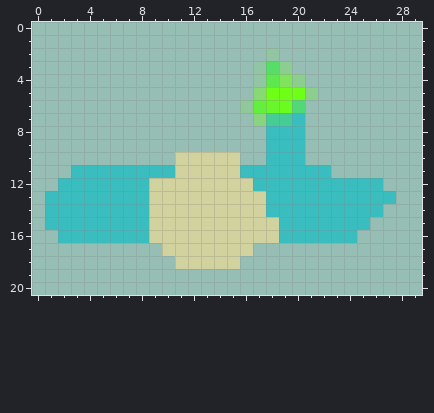
Pixel-art sprite -- Smashatron Wars/resources/shooter.png. Above is the file before it was changed.
The file is 30x30 pixels. Pixels under 10% opacity are left out. Colours within 5 levels of each other are drawn and written as one. Shown: x 0..29, y 0..20.
After:
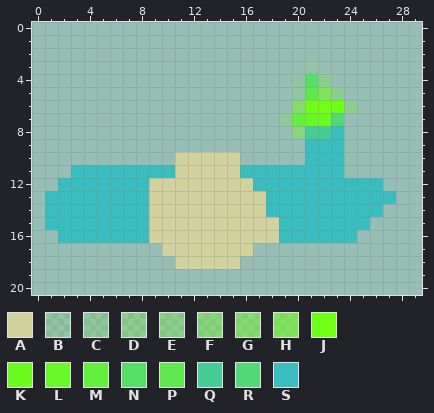
Palette (. is transparent): A #d1d29e  B #6fff171a  C #6fff1728  D #6fff1739  E #6fff1740  F #6fff1756  G #6fff1769  H #6fff178d  J #6fff17  K #6cfb1f  L #68f729  M #62ef3e  N #55df66  P #5de94e  Q #46cd95  R #50d976  S #39bdbf
The edit:
Changed rows in their new state; - is an unchanged pixel.
first column x 16:
 2 --.------
 3 -...-B---
 4 -...BND--
 5 -...BPHE-
 6 ....GJJJE
 7 -..CMLKR-
 8 --..FQQS-
 9 --...SSS-
10 --...SSS-
11 -------S-
